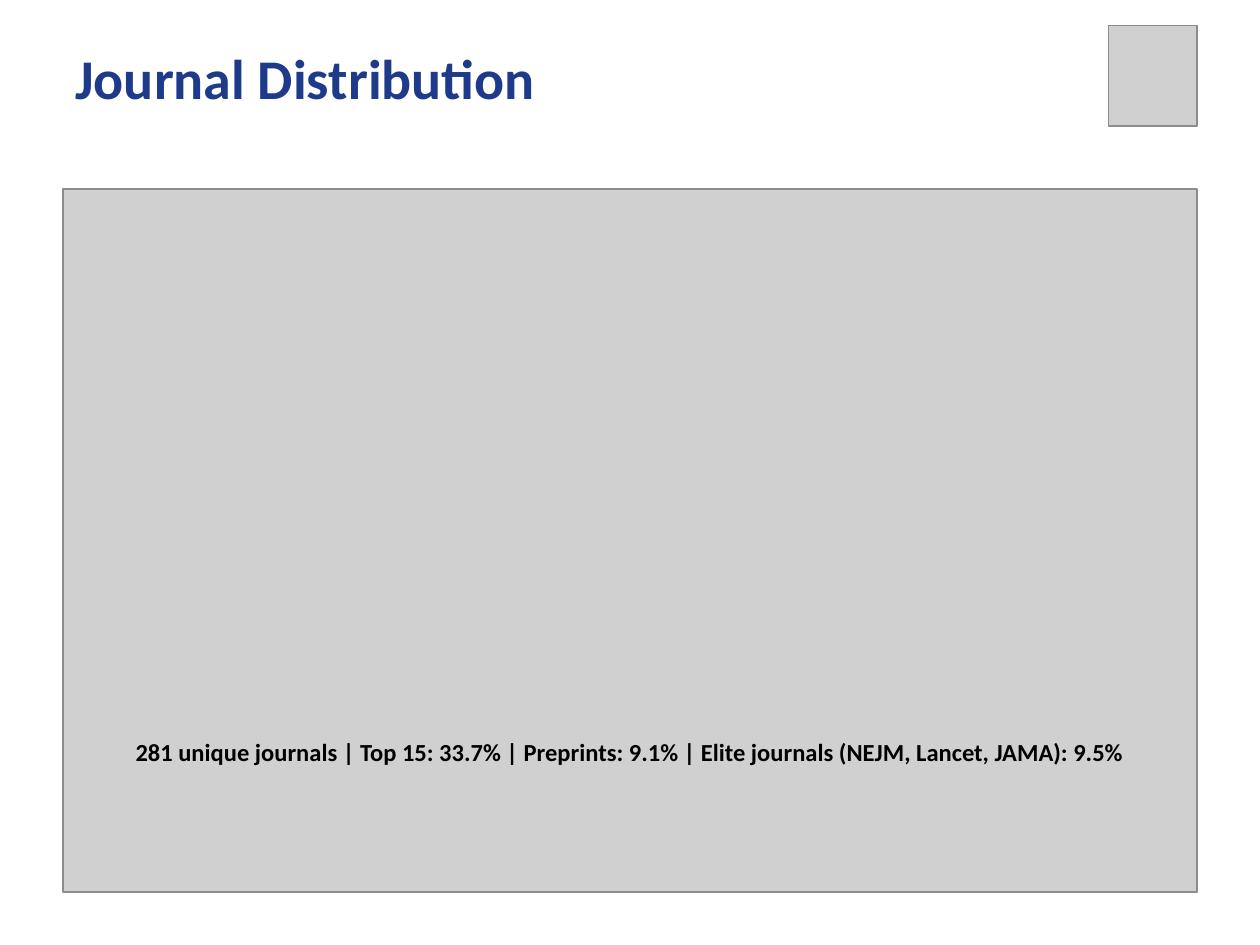
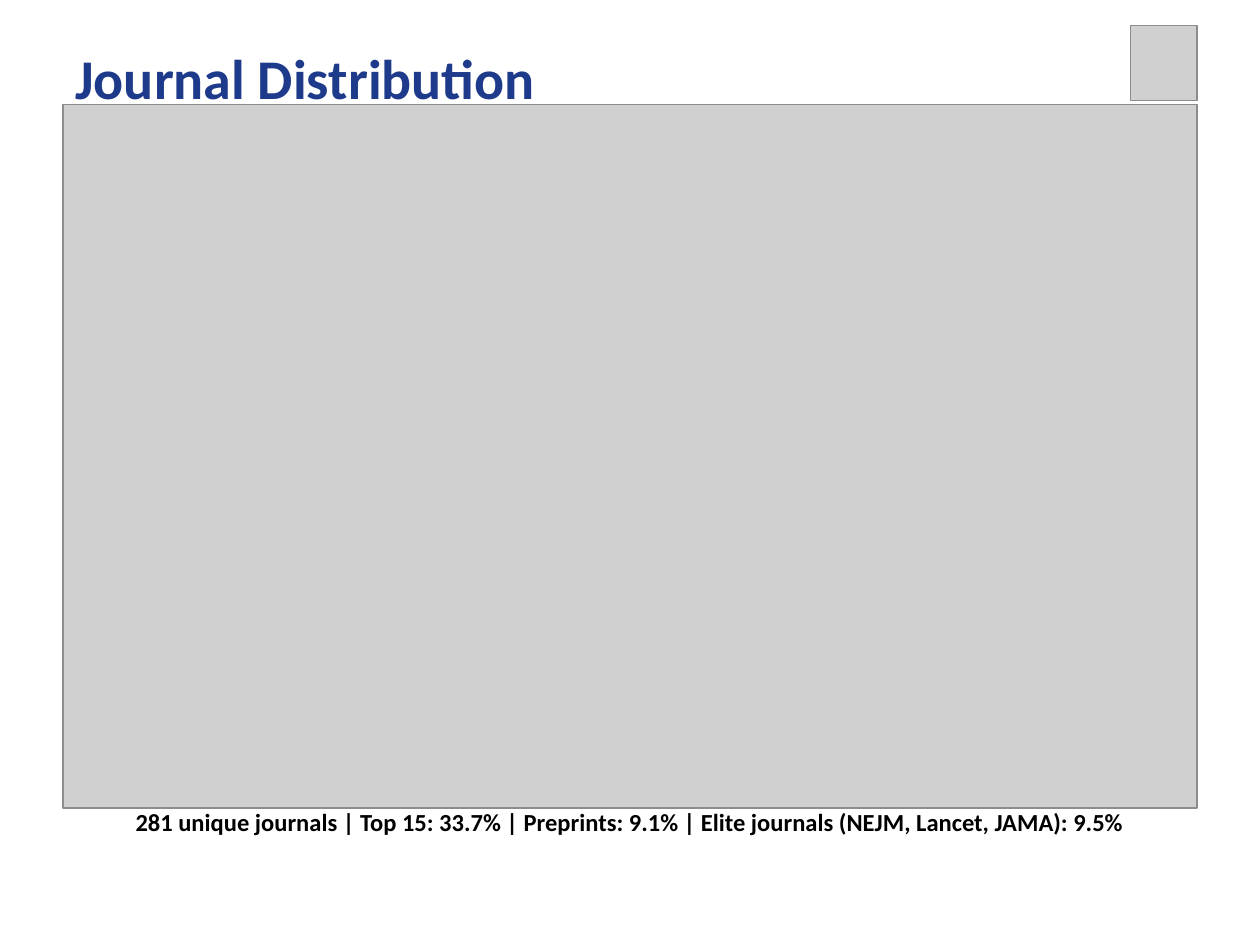
Before and after one commit to eskgyimah/Capstone, a slide deck: slide 7 of PRESENTATION/CAPSTONE_PRESENTATION.pptx. Drawn at 1260x945 pixels with LibreOffice and Linux fonts; fonts in the diff are those of the drawing; grey boxes stand for pictures. Boxes give left, top, right and bottom in pixels: in the first picture for what was removed or moved away, otherwise in the second. Text is boxed around its words. In the diff, an @@ line names an element or a change of style, - is before the commit and + after.

```diff
--- a/PRESENTATION/CAPSTONE_PRESENTATION.pptx
+++ b/PRESENTATION/CAPSTONE_PRESENTATION.pptx
@@ picture: place and size @@
-picture at bbox=[1109, 25, 1197, 126]
+picture at bbox=[1130, 25, 1197, 101]
@@ picture: place and size @@
-picture at bbox=[63, 189, 1197, 892]
+picture at bbox=[63, 105, 1197, 808]
@@ text "281 unique journals | Top ...": place and size @@
-text "281 unique journals | Top ..." at bbox=[136, 743, 1122, 765]
+text "281 unique journals | Top ..." at bbox=[136, 813, 1122, 835]
```
Also in this commit, not shown: 9 other slides changed.
